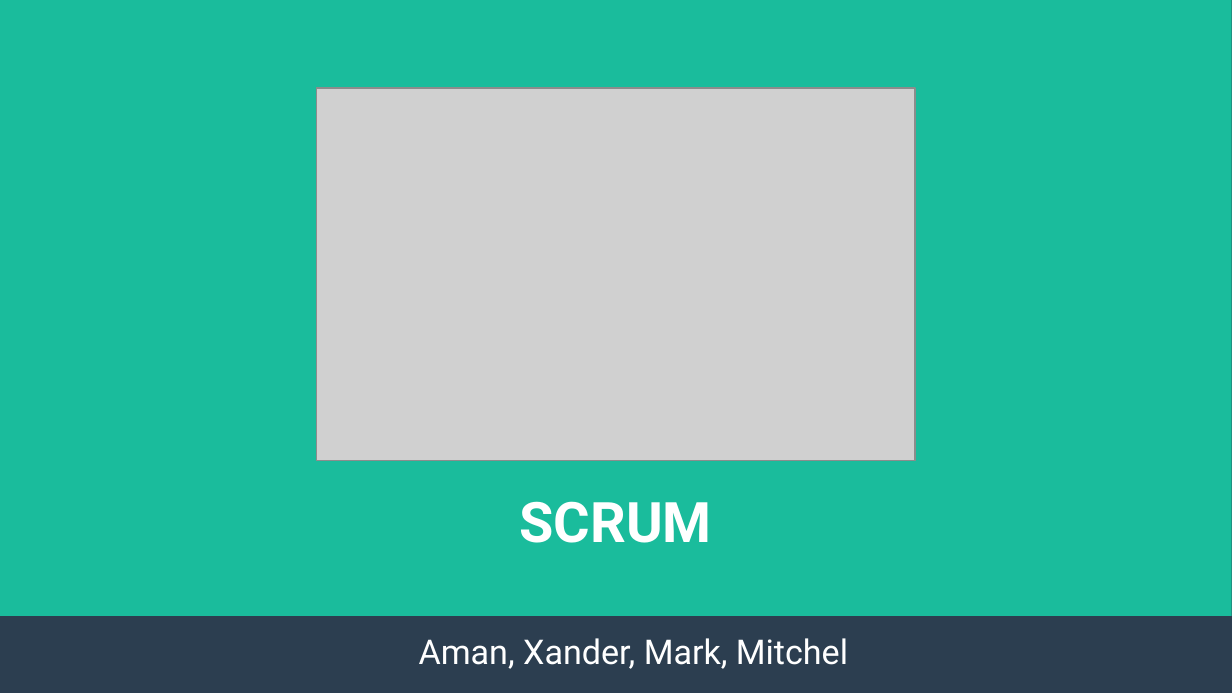
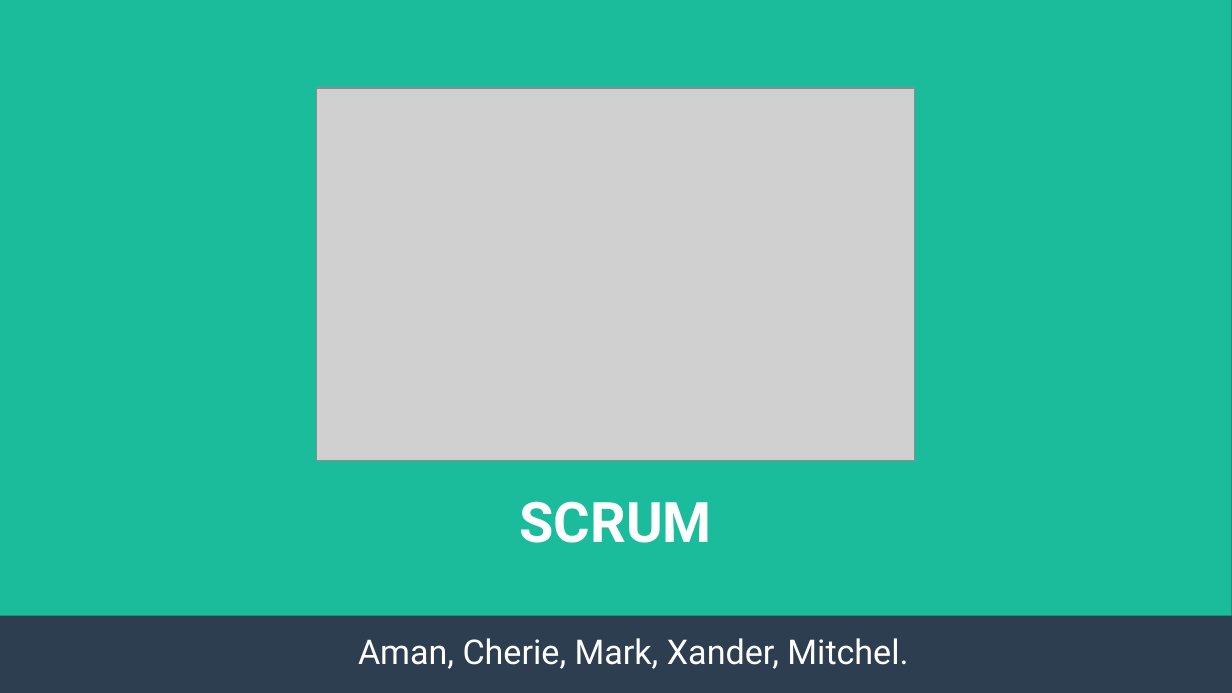
Before and after one commit to KaasKop97/bordspel, a slide deck: slide 1 of SCRUM files/SCRUM Presentatie/SCRUM presentatie.pptx. Drawn at 1232x693 pixels with LibreOffice and Linux fonts; fonts in the diff are those of the drawing; grey boxes stand for pictures. Boxes give left, top, right and bottom in pixels: in the first picture for what was removed or moved away, otherwise in the second. Text is boxed around its words. In the diff, an @@ line names an element or a change of style, - is before the commit and + after.

```diff
--- a/SCRUM files/SCRUM Presentatie/SCRUM presentatie.pptx
+++ b/SCRUM files/SCRUM Presentatie/SCRUM presentatie.pptx
@@ text at box(358, 638, 908, 669): text changed @@
-Aman, Xander, Mark, Mitchel
+Aman, Cherie, Mark, Xander, Mitchel.
```
Also in this commit, not shown: 2 other slides changed, 5 slides added, 4 slides removed, 1 other file.
